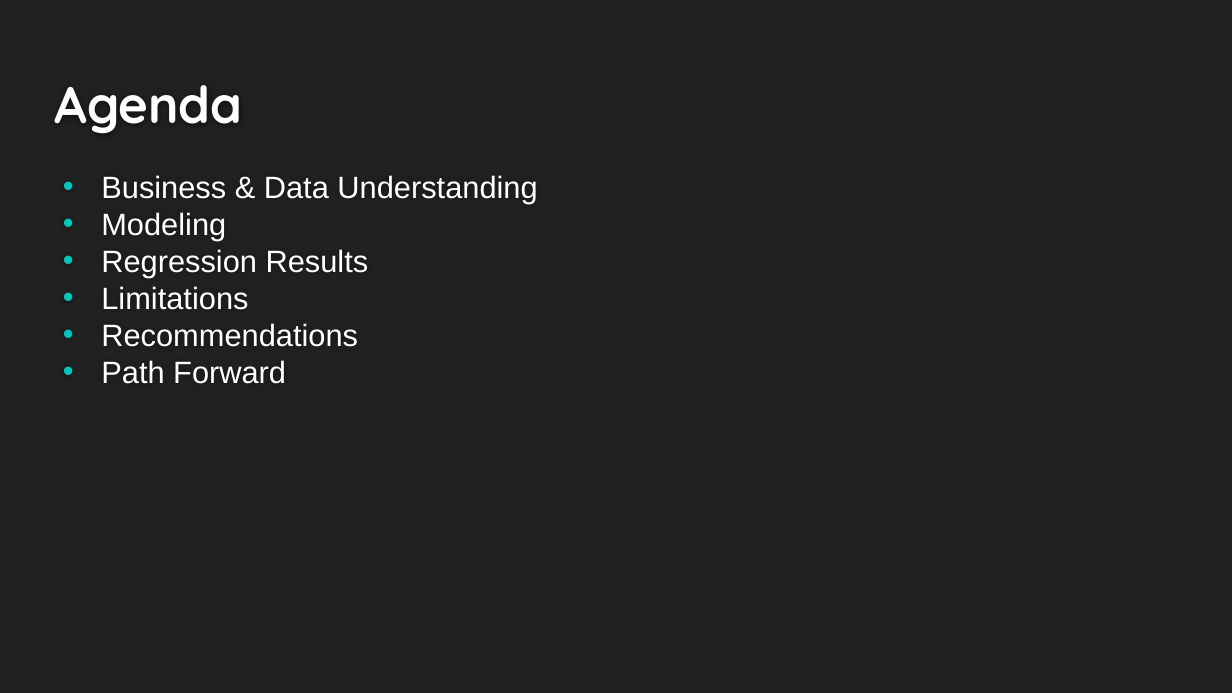
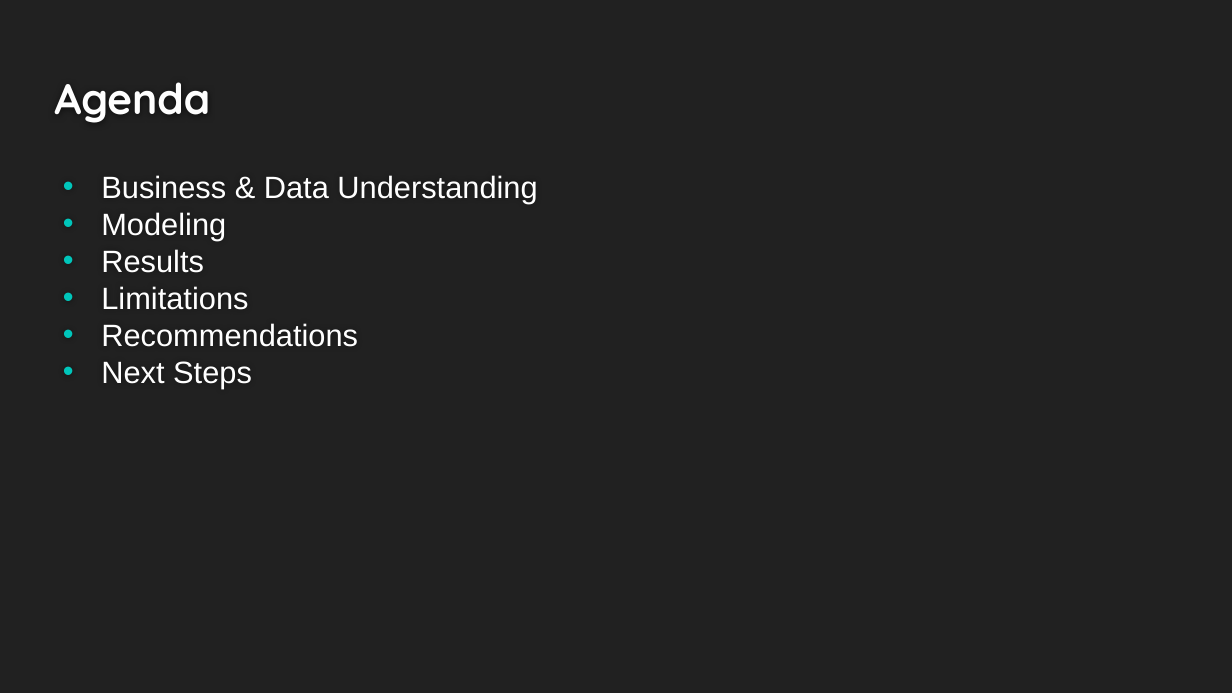
Before and after one commit to Dmvinedata/Paris_Housing_P3, a slide deck: slide 3 of Phase3_Project_Presentation_DJackson.pptx. Drawn at 1232x693 pixels with LibreOffice and Linux fonts; fonts in the diff are those of the drawing. Boxes give left, top, right and bottom in pixels: in the first picture for what was removed or moved away, otherwise in the second. Text is boxed around its words. In the diff, an @@ line names an element or a change of style, - is before the commit and + after.

```diff
--- a/Phase3_Project_Presentation_DJackson.pptx
+++ b/Phase3_Project_Presentation_DJackson.pptx
@@ title "Agenda" at [54,82,210,123]: size 30 to 24.9 pt @@
@@ text at [101,249,204,273]: text changed @@
-• Regression Results
+• Results
@@ text at [101,361,252,388]: text changed @@
-• Path Forward
+• Next Steps
```
Also in this commit, not shown: 5 other slides changed, 6 slides added, 6 slides removed, 5 other files.
